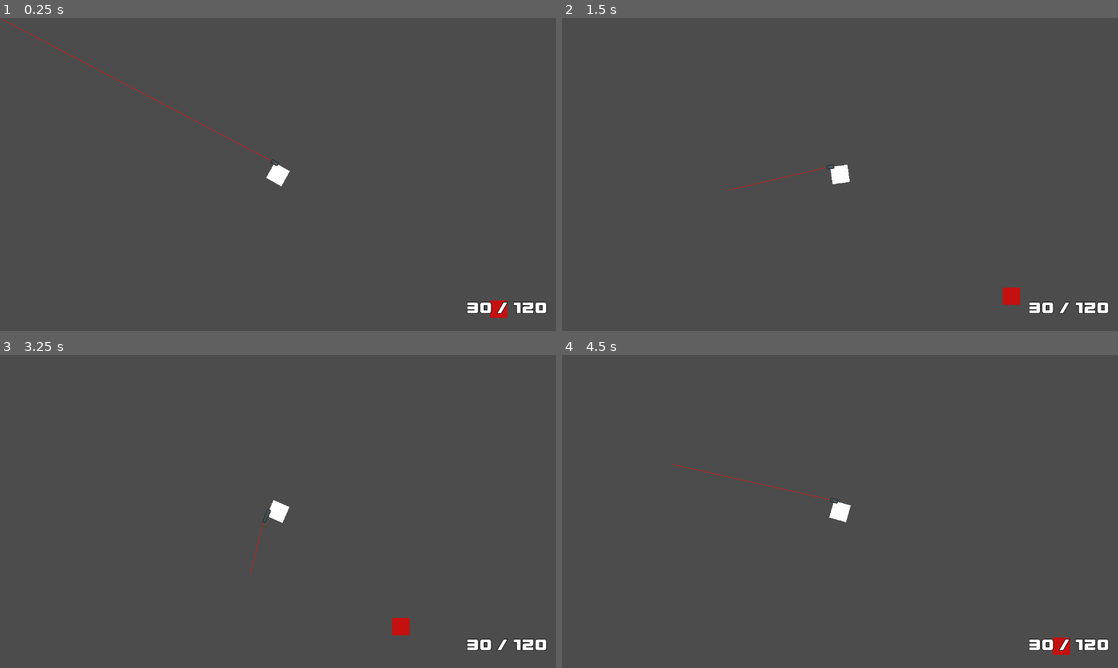
Above: before the commit, frames 1-4 (two rows, left to right).
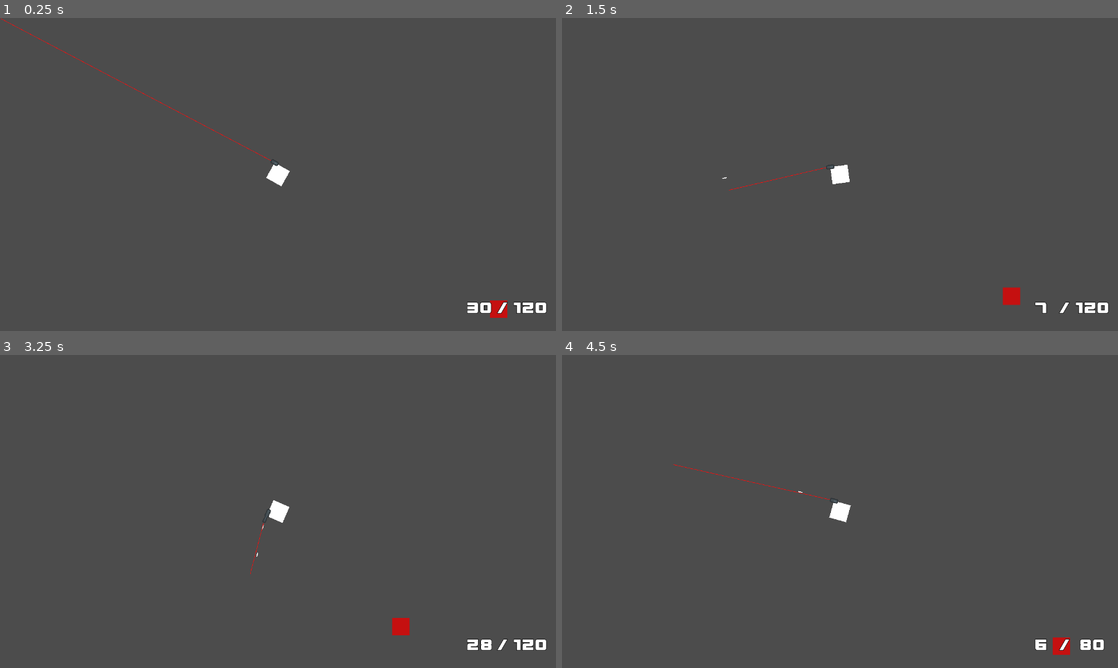
Above: after the commit, the same moments.

Repository: Eniiqz/CubeZ
Game: Godot game, scene res://World/World.tscn
Two runs of this game, one before a commit and one after it. Both use one fixed random seed, a clock stepped at 60 frames per second and the inputs below.
Inputs (mouse positions are in pixels of both pictures, inside the frame that each line leads up to):
- Up to frame 1 (0.25 s): no input
- Up to frame 2 (1.5 s): tap Enter at 0.5 s; move the mouse to (962, 158) at 0.52 s; press the mouse at (962, 158) at 0.53 s; hold D (move_right) 0.53-1.28 s; tap 1 (weapon_slot_1) at 0.8, 1.35 s; move the mouse to (728, 190) at 1.27 s; release the mouse at (728, 190) at 1.28 s; hold S (move_down) from 1.28 s (still down)
- Up to frame 3 (3.25 s): tap 2 (weapon_slot_2) at 1.55, 2.1 s; move the mouse to (333, 442) at 2.02 s; release S (move_down) at 2.03 s; hold D (move_right) 2.03-2.78 s; hold 3 (weapon_slot_3) 2.03-2.78 s; move the mouse to (250, 574) at 2.77 s; hold W (move_up) from 2.78 s (still down); tap 3 (weapon_slot_3) at 2.85 s; click (250, 574) at 3.05 s
- Up to frame 4 (4.5 s): move the mouse to (1006, 558) at 3.52 s; release W (move_up) at 3.53 s; hold Shift (move_sprint) 3.53-4.28 s; hold A (move_left) from 3.53 s (still down); tap 1 (weapon_slot_1) at 3.8 s; tap R (weapon_reload) at 4.15 s; move the mouse to (673, 464) at 4.27 s; click (673, 464) at 4.35 s

The runs differ from the first frame. In frame 1, less than 0.1% of the frame differs, in the area x 88-92%, y 90-95%; in frame 2, 0.1%; in frame 3, less than 0.1%; in frame 4, 0.3%, in the area x 42-99%, y 43-95%.
Error before the commit: Invalid call. Nonexistent function 'update_hud' in base 'Nil'. (res://Weapons/WeaponManager.gd:33)

Commit message:
Started on reworking signals (migration to global signals)

Diff:
--- a/Player/Player.gd
+++ b/Player/Player.gd
@@ -21,6 +21,7 @@
 
 onready var PlayerCamera = get_node("PlayerCamera")
 onready var PlayerHitCooldown = get_node("HitCooldown")
+onready var WeaponManager = get_node("WeaponManager")
 onready var HUD = preload("res://User Interface/HUD.tscn")
 
 onready var PlayerHUD
@@ -29,15 +30,23 @@
 signal on_damage
 signal on_health_given
 signal on_death
+signal on_weapon_changed
+signal on_weapon_fired
 
+func _make_connections():
+	WeaponManager.connect("weapon_fired", self, "on_weapon_fired")
+	WeaponManager.connect("weapon_changed", self, "on_weapon_changed")
 
 func _ready():
+	_make_connections()
 	can_move = true
 	can_shoot = true
 	can_look = true
 	can_sprint = true
 	PlayerCamera.current = true
 	PlayerHUD = HUD.instance()
+	PlayerHUD.set_player(self)
+	PlayerHUD.make_connections()
 	get_parent().add_child(PlayerHUD)
 
 var velocity = Vector2()
@@ -71,6 +80,13 @@
 	if health <= 0:
 		dead()
 
+func on_weapon_fired(weapon):
+	emit_signal("on_weapon_fired", weapon)
+
+func on_weapon_changed(new_weapon):
+	emit_signal("on_weapon_changed", new_weapon)
+
+
 func _physics_process(delta):
 	velocity = Vector2()
 	if can_move:
--- a/User Interface/HUD.gd
+++ b/User Interface/HUD.gd
@@ -3,11 +3,29 @@
 onready var Ammo = get_node("Ammo")
 onready var ReserveAmmo = get_node("Reserve")
 
+var Player
+
+
+func set_player(new_player):
+	if Player != new_player:
+		Player = new_player
+
+func make_connections():
+	Player.connect("on_weapon_changed", self, "on_weapon_changed")
+	Player.connect("on_weapon_fired", self, "on_weapon_fired")
+
 func _ready():
 	pass
+
+func on_weapon_changed(new_weapon):
+	update_hud("Ammo", new_weapon.current_ammo_in_mag)
+	update_hud("Reserve", new_weapon.current_ammo_reserve)
+
+func on_weapon_fired(weapon):
+	update_hud("Ammo", weapon.current_ammo_in_mag)
 
 func update_hud(node_name: String, new_value):
 	print("called to update")
 	var node = get_node_or_null(node_name)
 	if node != null:
-		node.text = new_value
+		node.text = String(new_value)
--- a/Weapons/Weapon.gd
+++ b/Weapons/Weapon.gd
@@ -33,10 +33,12 @@
 export (float) var burst_delay
 export (bool) var burst_finished = true
 
-signal weapon_ammo_changed(new_ammo_count)
+signal weapon_ammo_changed(new_ammo_count, new_reserve_count)
 signal weapon_out_of_ammo
 signal weapon_fire_mode_changed(new_fire_mode)
 signal weapon_fired(weapon)
+signal weapon_reloaded(weapon)
+
 
 func _ready():
 	can_shoot = true
@@ -56,7 +58,7 @@
 		current_ammo_in_mag += rounds_needed
 		current_ammo_reserve -= rounds_needed
 	elif current_ammo_reserve == 0:
-		emit_signal("weapon_out_of_ammo")
+		emit_signal("weapon_out_of_ammo", self)
 	else:
 		current_ammo_in_mag += current_ammo_reserve
 		current_ammo_reserve = 0
@@ -69,9 +71,10 @@
 
 func shoot():
 	if can_shoot and current_ammo_in_mag > 0 and ShootCooldown.is_stopped():
-		emit_signal("weapon_fired")
 		ShootCooldown.start(shot_delay)
 		current_ammo_in_mag -= 1
+		emit_signal("weapon_fired")
+		emit_signal("weapon_ammo_changed", current_ammo_in_mag, current_ammo_reserve)
 		print("CURRENT AMMO: (", current_ammo_in_mag, " : ", current_ammo_reserve, ")")
 		if current_ammo_in_mag == 0:
 			reload()
--- a/Weapons/WeaponManager.gd
+++ b/Weapons/WeaponManager.gd
@@ -1,7 +1,8 @@
 extends Node2D
 
 signal weapon_changed(new_weapon)
-signal weapon_fired
+signal weapon_fired(weapon)
+signal weapon_ammo_changed(weapon, new_ammo, new_reserve)
 
 onready var current_weapon
 onready var weapons = []
@@ -10,6 +11,9 @@
 onready var PlayerHUD = Player.PlayerHUD
 
 export (PackedScene) var Bullet = preload("res://Bullet/Bullet.tscn")
+
+func make_connections():
+	current_weapon.connect()
 
 func _ready():
 	weapons = get_children()
@@ -30,8 +34,8 @@
 				previous_weapon.disconnect("weapon_fired", self, "send_signal_up")
 		current_weapon = new_weapon
 		new_weapon.show()
-		PlayerHUD.update_hud("Ammo", new_weapon.current_ammo_in_mag)
-		PlayerHUD.update_hud("Reserve", new_weapon.current_ammo_reserve)
+		#PlayerHUD.update_hud("Ammo", new_weapon.current_ammo_in_mag)
+		#PlayerHUD.update_hud("Reserve", new_weapon.current_ammo_reserve)
 		if not new_weapon.is_connected("weapon_fired", self, "send_signal_up"):
 			new_weapon.connect("weapon_fired", self, "send_signal_up")
 		emit_signal("weapon_changed", new_weapon)
@@ -54,6 +58,7 @@
 func send_signal_up():
 	if current_weapon.current_ammo_in_mag > 0:
 		_create_bullet()
+		emit_signal("weapon_fired", current_weapon)
 
 func _process(delta):
 	if current_weapon != null:
--- /dev/null
+++ b/World/GlobalSignal.gd
@@ -0,0 +1 @@
+extends Node
--- a/project.godot
+++ b/project.godot
@@ -41,10 +41,6 @@
 config/name="CubeZ"
 run/main_scene="res://World/World.tscn"
 config/icon="res://icon.png"
-
-[autoload]
-
-Hud="res://User Interface/HUD.tscn"
 
 [display]
 
